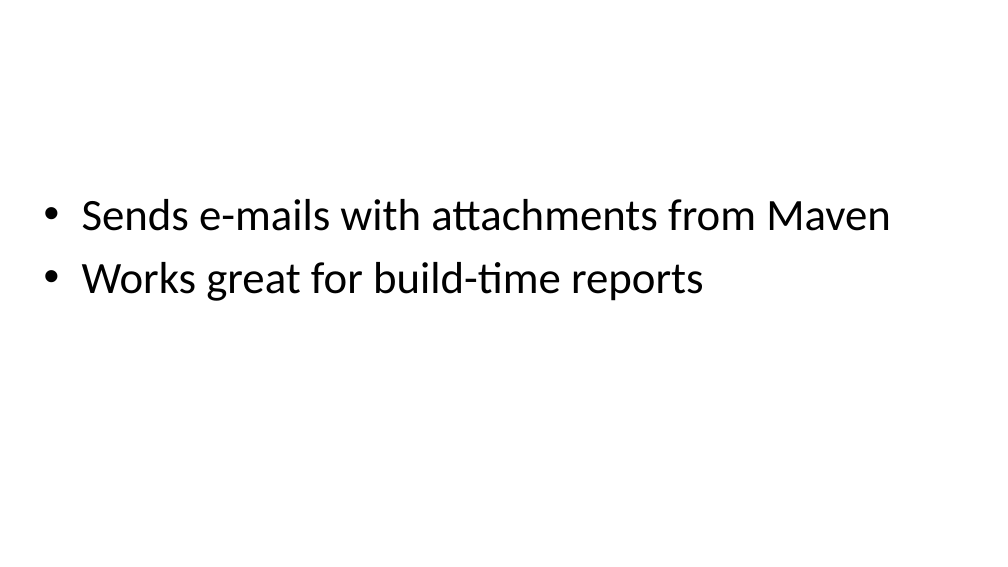
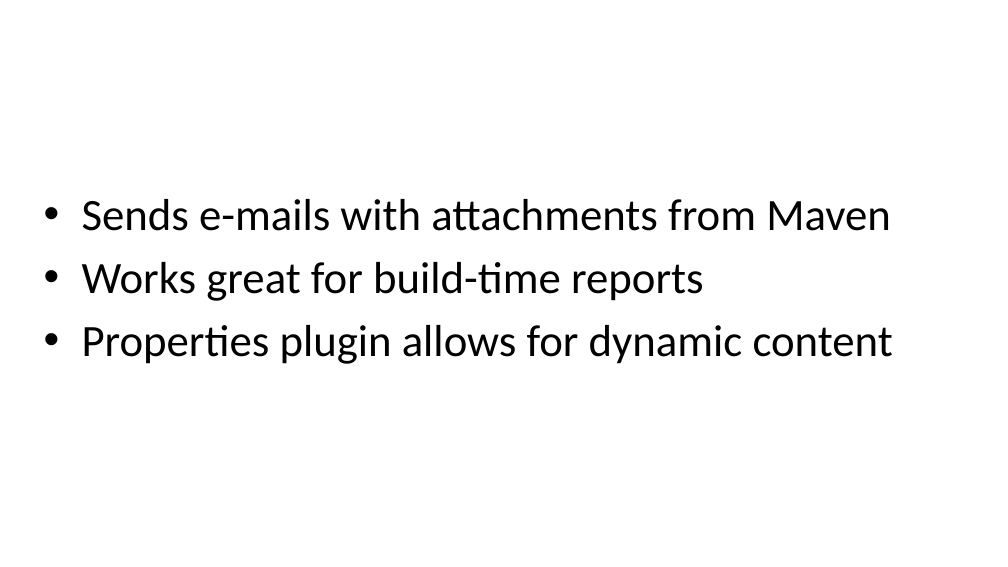
Before and after one commit to evgeny-goldin/maven-plugins, a slide deck: slide 78 of maven-plugins.pptx. Drawn at 1008x567 pixels with LibreOffice and Linux fonts; fonts in the diff are those of the drawing; background and template pictures are left out. Boxes give left, top, right and bottom in pixels: in the first picture for what was removed or moved away, otherwise in the second. Text is boxed around its words. In the diff, an @@ line names an element or a change of style, - is before the commit and + after.

```diff
--- a/maven-plugins.pptx
+++ b/maven-plugins.pptx
@@ text at (x1=82, y1=325, x2=893, y2=364): paragraph added @@
+• Properties plugin allows for dynamic content
```
Also in this commit, not shown: 28 other slides changed.
